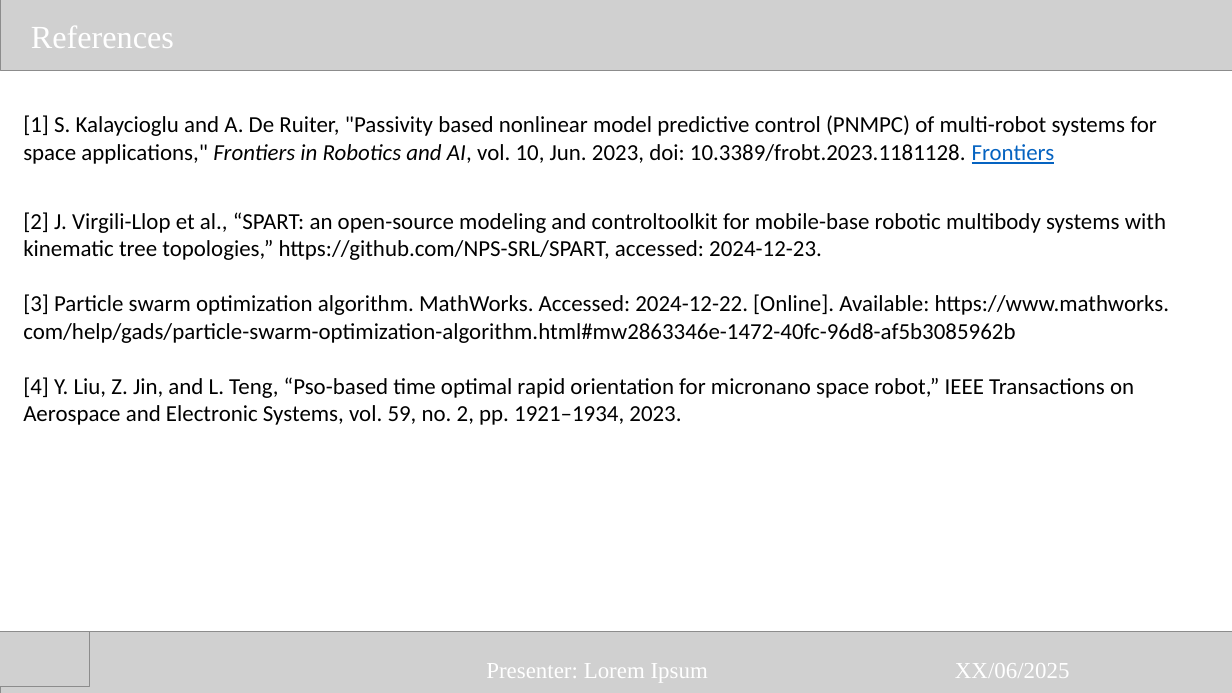
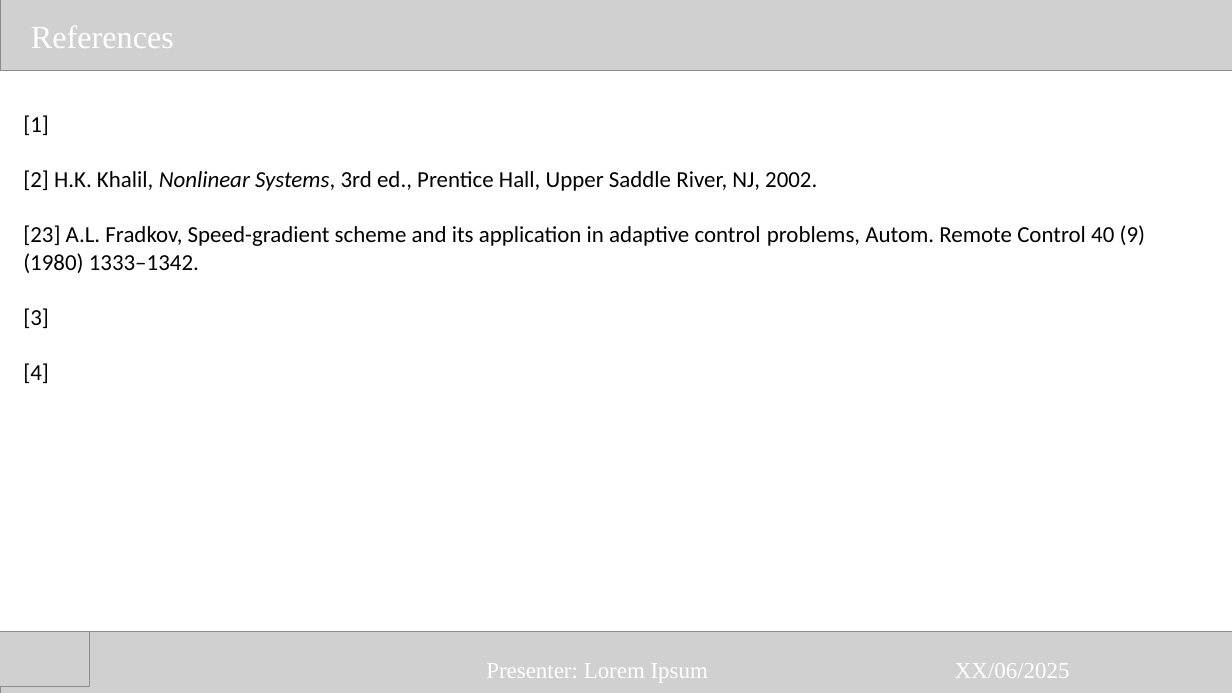
Before and after one commit to MrSkyGodz/KOM-511-Adaptive-Control, a slide deck: slide 29 of FinalProject/presentation_v0.pptx (slide 10 before the commit). Drawn at 1232x693 pixels with LibreOffice and Linux fonts; fonts in the diff are those of the drawing; grey boxes stand for pictures. Boxes give left, top, right and bottom in pixels: in the first picture for what was removed or moved away, otherwise in the second. Text is boxed around its words. In the diff, an @@ line names an element or a change of style, - is before the commit and + after.

```diff
--- a/FinalProject/presentation_v0.pptx
+++ b/FinalProject/presentation_v0.pptx
@@ text at (23,115,1146,383): text changed @@
-[1] S. Kalaycioglu and A. De Ruiter, "Passivity based nonlinear model predictive control (PNMPC) of multi-robot systems for space applications," Frontiers in Robotics and AI, vol. 10, Jun. 2023, doi: 10.3389/frobt.2023.1181128. Frontiers
-[2] J. Virgili-Llop et al., “SPART: an open-source modeling and controltoolkit for mobile-base robotic multibody systems with kinematic tree topologies,” https://github.com/NPS-SRL/SPART, accessed: 2024-12-23.
-[3] Particle swarm optimization algorithm. MathWorks. Accessed: 2024-12-22. [Online]. Available: https://www.mathworks.
-com/help/gads/particle-swarm-optimization-algorithm.html#mw2863346e-1472-40fc-96d8-af5b3085962b
-[4] Y. Liu, Z. Jin, and L. Teng, “Pso-based time optimal rapid orientation for micronano space robot,” IEEE Transactions on Aerospace and Electronic Systems, vol. 59, no. 2, pp. 1921–1934, 2023.
+[1]
+[2] H.K. Khalil, Nonlinear Systems, 3rd ed., Prentice Hall, Upper Saddle River, NJ, 2002.
+[23] A.L. Fradkov, Speed-gradient scheme and its application in adaptive control problems, Autom. Remote Control 40 (9) (1980) 1333–1342.
+[3]
+[4]
```
Also in this commit, not shown: 1 other slide changed, 19 slides added.
